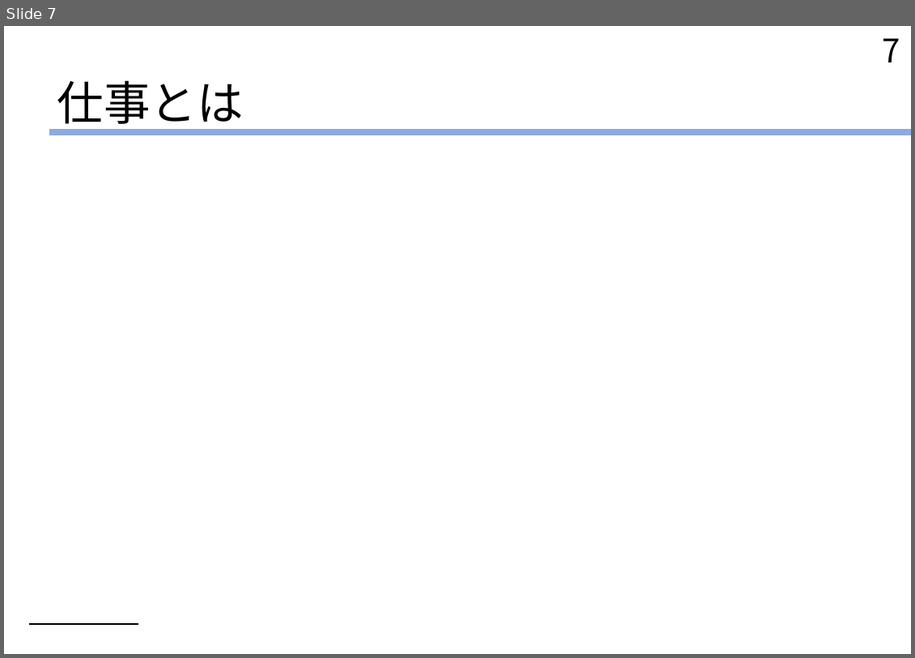
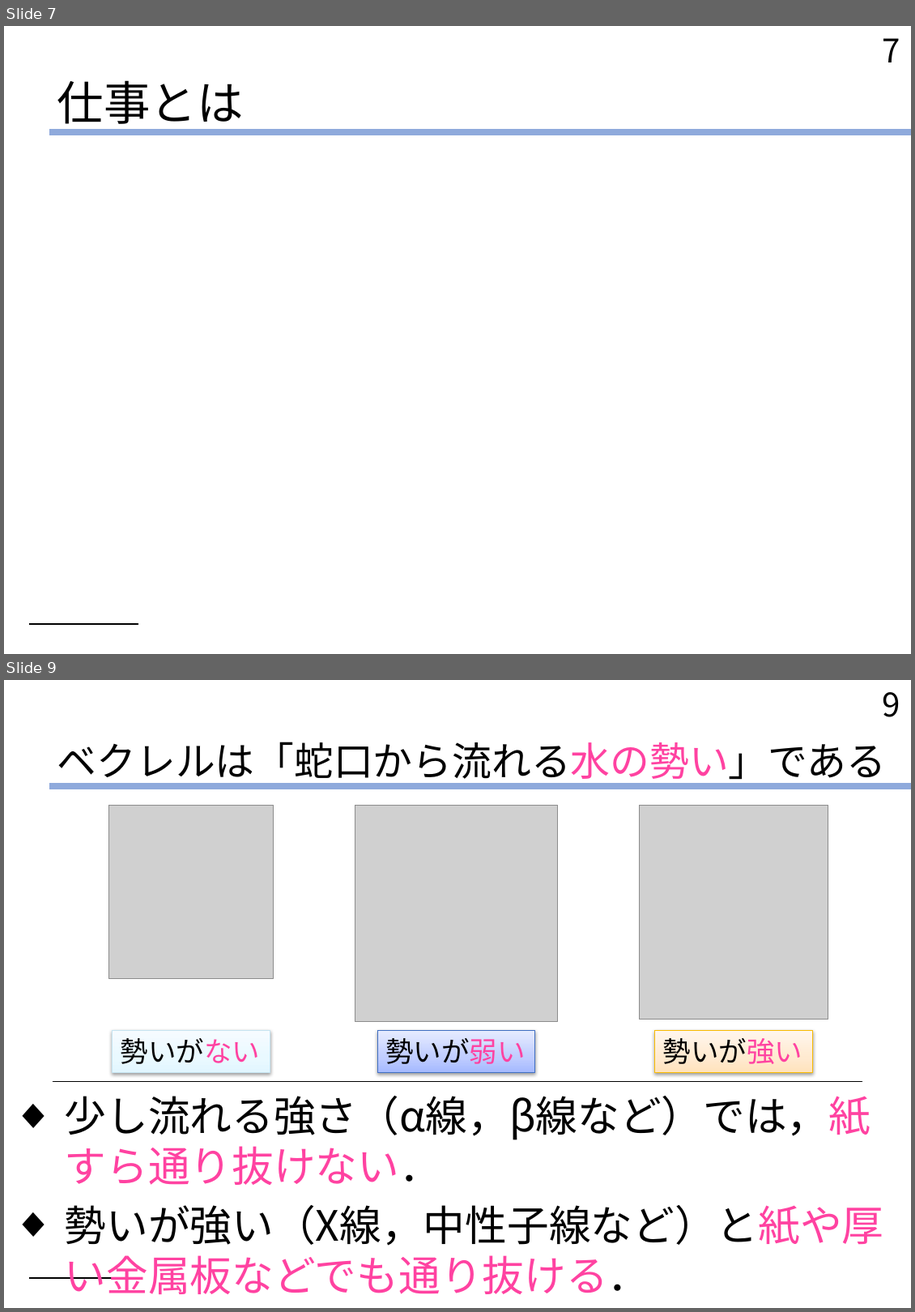
Before and after one commit to Kitocya/kitocya.github.io, a slide deck: JPL/JPL03_slide_energy.pptx. Shown one above the other, each under a label of ours: slide 7 before the commit, slides 7 and 9 after it; the slides between them are not shown. The pictures are 915x658 and 915x1312 pixels, drawn with LibreOffice and Linux fonts; fonts in the diff are those of the drawing; grey boxes stand for pictures. Boxes give left, top, right and bottom in pixels: in the first picture for what was removed or moved away, otherwise in the second. Text is boxed around its words. In the diff, an @@ line names an element or a change of style, - is before the commit and + after.

```diff
--- a/JPL/JPL03_slide_energy.pptx
+++ b/JPL/JPL03_slide_energy.pptx
@@ slide 9 added at (x1=4, y1=680, x2=911, y2=1308), background #FFFFFF; not listed: 2 template elements that a slide beside it also shows @@
@@ page number added at (x1=883, y1=692, x2=901, y2=717), 28 pt, text #000000 @@
+9
@@ title added at (x1=57, y1=742, x2=887, y2=786), 34 pt, text #000000 @@
+ベクレルは「蛇口から流れる水の勢い」である
@@ picture added at (x1=108, y1=805, x2=274, y2=978) @@
@@ picture added at (x1=355, y1=805, x2=558, y2=1022) @@
@@ picture added at (x1=640, y1=805, x2=829, y2=1019) @@
@@ rectangle added at (x1=112, y1=1030, x2=270, y2=1072), fill gradient #E3F7FF to #EBF9FF to #F7FDFF, outline #C6E5F2 0.75 pt, 24 pt, text #000000 @@
+勢いがない
@@ rectangle added at (x1=377, y1=1030, x2=535, y2=1072), fill gradient #A6BBFF to #C0CEFF to #E7ECFF, outline #3F6FC3 0.75 pt, 24 pt, text #000000 @@
+勢いが弱い
@@ rectangle added at (x1=655, y1=1030, x2=812, y2=1072), fill gradient #FFE2BD to #FFEAD1 to #FFF7EE, outline #F9BC00 0.75 pt, 24 pt, text #000000 @@
+勢いが強い
@@ line added from (53, 1082) to (863, 1082), #000000 0.75 pt @@
@@ text added at (x1=65, y1=1096, x2=884, y2=1294), 36 pt, text #000000 @@
+◆ 少し流れる強さ（α線，β線など）では，紙すら通り抜けない．
+◆ 勢いが強い（X線，中性子線など）と紙や厚い金属板などでも通り抜ける．
```
Also in this commit, not shown: 1 slide changed, 3 other slides added.
